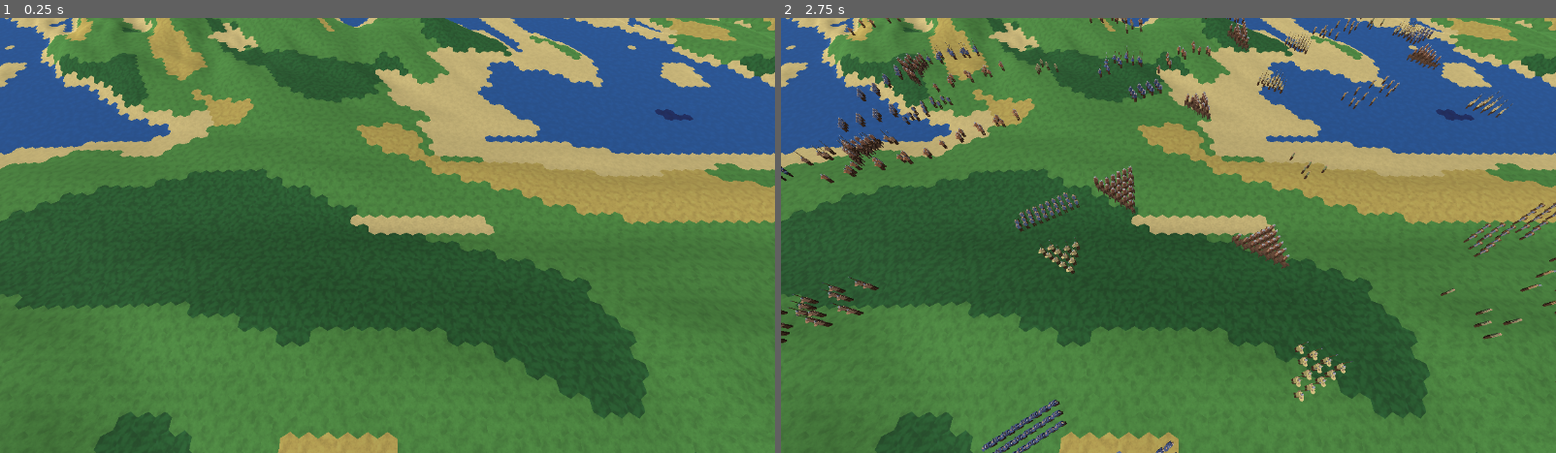
Above: before the commit, frames 1-2 (left to right).
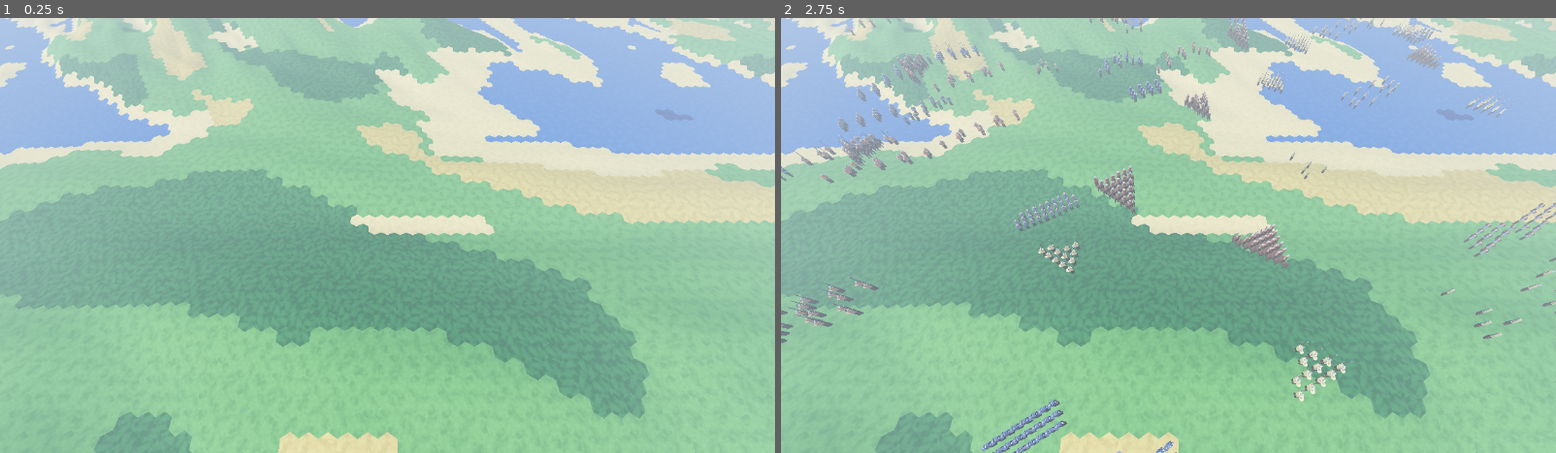
Above: after the commit, the same moments.

Repository: desktopmachineshop/my-edotmw
Game: Godot game, scene res://bench_render.tscn
Two runs of this game, one before a commit and one after it. Both use one fixed random seed, a clock stepped at 60 frames per second and the inputs below. The project has no main scene, so this scene is started directly.
Inputs (mouse positions are in pixels of both pictures, inside the frame that each line leads up to):
- Up to frame 1 (0.25 s): no input
- Up to frame 2 (2.75 s): tap Enter at 0.5, 2 s; move the mouse to (1339, 213) at 0.52 s; hold D 0.53-1.25 s; hold Shift 0.53-1.25 s; click (1339, 213) at 0.67 s; tap Space at 1.25 s; drag from (1013, 257) to (1129, 322) at 1.27 s; move the mouse to (1246, 139) at 2.02 s; hold D from 2.03 s (still down); tap Ctrl at 2.1 s

The runs differ from the first frame. In frame 1, 100% of the frame differs, in the area x 0-100%, y 0-100%; in frame 2, 100%.

Commit message:
Add the lighting layer the game never had (D-080), and fix the art-decision ID collision
The "low poly vs cartoon vs current" question had a false premise: the
game is already low poly at the extreme end (two primitives, 72-256
tris/soldier against a 300 budget). What actually separated the options
was lighting, and the project had almost none — one DirectionalLight3D,
a flat navy void, no shadows, no sky, no tonemap, no fog, hand-copied
across three files.

world_look.gd is now the one definition of that rig (guarded by a test
that fails if any other script constructs a DirectionalLight3D or
Environment directly), extended with a sky, sky-sourced ambient, ACES
tonemap and depth fog, at a measured cost of essentially zero
(bench-render: 54.26ms vs 53.93ms mean at 1,000 squads). The terrain
palette is re-tuned to compensate for the new tonemap response.

Shadows and cartoon/toon shading were evaluated and explicitly deferred:
bench-render's first re-run since authored models landed shows the
frame is already 51% slower than M5's pre-authored-model baseline
(53.93ms/18.5fps vs 35.66ms/28fps at 1,000 squads on the same Iris Xe
hardware) — 3.2x a 60fps budget before spending anything on a shadow
pass or a toon outline.

Also reconstructs the M7 art decisions (D-075 through D-079) that
shipped under IDs (D-063 through D-067) which by the time they landed
had already been taken by unrelated real entries, and repoints every
CLAUDE.md citation individually rather than by blind find-replace —
several of the collided IDs are cited correctly elsewhere for their
real gameplay content.

Co-Authored-By: Claude Sonnet 5 <noreply@anthropic.com>

Diff:
--- a/bench_render.gd
+++ b/bench_render.gd
@@ -128,19 +128,10 @@
 	_camera.position = _camera_target + Vector3(0.0, _camera_height, _camera_height * 0.6)
 	_camera.look_at(_camera_target, Vector3.UP)
 
-	var light := DirectionalLight3D.new()
-	light.rotation_degrees = Vector3(-55.0, -35.0, 0.0)
-	light.light_energy = 1.1
-	add_child(light)
+	add_child(WorldLook.make_sun())
 
 	var environment := WorldEnvironment.new()
-	var env := Environment.new()
-	env.background_mode = Environment.BG_COLOR
-	env.background_color = Color(0.09, 0.11, 0.16)
-	env.ambient_light_source = Environment.AMBIENT_SOURCE_COLOR
-	env.ambient_light_color = Color(0.45, 0.48, 0.55)
-	env.ambient_light_energy = 0.6
-	environment.environment = env
+	environment.environment = WorldLook.make_environment()
 	add_child(environment)
 
 	_terrain_root = Node3D.new()
--- a/client.gd
+++ b/client.gd
@@ -220,19 +220,10 @@
 	add_child(_camera)
 	_update_camera()
 
-	var light := DirectionalLight3D.new()
-	light.rotation_degrees = Vector3(-55.0, -35.0, 0.0)
-	light.light_energy = 1.1
-	add_child(light)
+	add_child(WorldLook.make_sun())
 
 	var environment := WorldEnvironment.new()
-	var env := Environment.new()
-	env.background_mode = Environment.BG_COLOR
-	env.background_color = Color(0.09, 0.11, 0.16)
-	env.ambient_light_source = Environment.AMBIENT_SOURCE_COLOR
-	env.ambient_light_color = Color(0.45, 0.48, 0.55)
-	env.ambient_light_energy = 0.6
-	environment.environment = env
+	environment.environment = WorldLook.make_environment()
 	add_child(environment)
 
 	_terrain_root = Node3D.new()
--- a/model_preview.gd
+++ b/model_preview.gd
@@ -131,19 +131,10 @@
 	add_child(camera)
 	camera.make_current()
 
-	var light := DirectionalLight3D.new()
-	light.rotation_degrees = Vector3(-52.0, -38.0, 0.0)
-	light.light_energy = 1.15
-	add_child(light)
+	add_child(WorldLook.make_sun(true))
 
 	var world := WorldEnvironment.new()
-	var env := Environment.new()
-	env.background_mode = Environment.BG_COLOR
-	env.background_color = Color(0.16, 0.17, 0.20)
-	env.ambient_light_source = Environment.AMBIENT_SOURCE_COLOR
-	env.ambient_light_color = Color(0.45, 0.48, 0.55)
-	env.ambient_light_energy = 0.55
-	world.environment = env
+	world.environment = WorldLook.make_environment(true)
 	add_child(world)
 
 
--- a/terrain_gen.gd
+++ b/terrain_gen.gd
@@ -285,21 +285,33 @@
 
 ## Biome colour for the preview and the terrain mesh — a pure function of
 ## biome_at(), so the picture and the simulation always agree.
+##
+## Re-tuned for D-080's lighting rig (`world_look.gd`): ACES compresses
+## highlights and desaturates midtones, and ambient now samples a blue sky
+## instead of a flat grey, so the pre-D-080 values read muddier and
+## cooler than they were authored to. The two darkest biomes (deep water,
+## forest) are lifted the most — those are the values closest to crushing
+## toward black under the tonemap — and the land biomes are warmed
+## slightly to offset the sky-tinted ambient pushing everything blue.
+## Relative ordering (deep water darker than water, forest darker than
+## grassland) is preserved on purpose: that hierarchy is what a player
+## reads at a glance, and `biome_at()` — the thing that actually gates
+## passability — is untouched.
 func biome_color(space: TorusSpace, cell: Vector2i) -> Color:
 	match biome_at(space, cell):
 		Biome.DEEP_WATER:
-			return Color(0.05, 0.14, 0.35)
+			return Color(0.08, 0.20, 0.42)
 		Biome.WATER:
-			return Color(0.12, 0.32, 0.55)
+			return Color(0.16, 0.38, 0.60)
 		Biome.BEACH:
-			return Color(0.78, 0.72, 0.48)
+			return Color(0.82, 0.74, 0.46)
 		Biome.PEAK:
-			return Color(0.92, 0.92, 0.95)
+			return Color(0.93, 0.93, 0.96)
 		Biome.MOUNTAIN:
-			return Color(0.45, 0.44, 0.42)
+			return Color(0.48, 0.46, 0.44)
 		Biome.DRY_GRASSLAND:
-			return Color(0.68, 0.62, 0.32)
+			return Color(0.72, 0.64, 0.30)
 		Biome.GRASSLAND:
-			return Color(0.29, 0.52, 0.24)
+			return Color(0.30, 0.56, 0.24)
 		_:
-			return Color(0.14, 0.36, 0.18)  # forest
+			return Color(0.16, 0.40, 0.19)  # forest
--- /dev/null
+++ b/tests/test_world_look_is_the_only_light.gd
@@ -0,0 +1,79 @@
+extends GutTest
+
+## Guards D-080: `world_look.gd` is the one definition of the client's
+## lighting rig.
+##
+## Before D-080, `client.gd`, `bench_render.gd` and `model_preview.gd` each
+## built their own `DirectionalLight3D` and `Environment` inline —
+## `bench_render.gd` an exact copy, `model_preview.gd` a near-copy kept in
+## sync by hand. That is how the shipping rig and the benchmark rig drift
+## apart, which `bench_render.gd`'s own header calls out: "a benchmark
+## camera that is merely similar measures a similar game." The same is
+## true of the light.
+##
+## Modelled on test_civs.gd's `test_no_script_mentions_a_civ_id` and
+## test_formations_are_data.gd, for the same reason those exist: the rule
+## is only real if breaking it fails, so this scans source text rather
+## than trusting the convention to hold on its own.
+
+
+## Files allowed to construct a `DirectionalLight3D` or `Environment`
+## directly. `world_look.gd` is the implementation; tests assert things
+## about the data, which sometimes means constructing it.
+const EXEMPT_PREFIXES := ["res://tests/", "res://addons/"]
+const EXEMPT_FILES := ["res://world_look.gd"]
+
+
+func _all_scripts(path: String, out: Array) -> void:
+	var dir := DirAccess.open(path)
+	if dir == null:
+		return
+	for sub in dir.get_directories():
+		if sub.begins_with("."):
+			continue
+		_all_scripts(path.path_join(sub), out)
+	for file_name in dir.get_files():
+		var normalised := String(file_name).trim_suffix(".remap")
+		if normalised.ends_with(".gd"):
+			out.append(path.path_join(normalised))
+
+
+func test_no_script_outside_world_look_builds_the_lighting_rig() -> void:
+	var scripts: Array = []
+	_all_scripts("res://", scripts)
+	assert_gt(scripts.size(), 10, "Found almost no scripts — the walk is broken, not the code clean")
+
+	# Word-boundary regexes so "WorldEnvironment.new(" — a distinct node
+	# type this file's callers still construct themselves — does not
+	# false-positive as "Environment.new(".
+	var light_re := RegEx.new()
+	light_re.compile("\\bDirectionalLight3D\\.new\\(")
+	var env_re := RegEx.new()
+	env_re.compile("\\bEnvironment\\.new\\(")
+
+	var offences: Array = []
+	for script_path in scripts:
+		var path_str := String(script_path)
+		if path_str in EXEMPT_FILES:
+			continue
+		var exempt := false
+		for prefix in EXEMPT_PREFIXES:
+			if path_str.begins_with(prefix):
+				exempt = true
+				break
+		if exempt:
+			continue
+
+		var handle := FileAccess.open(path_str, FileAccess.READ)
+		if handle == null:
+			continue
+		var text := handle.get_as_text()
+		handle.close()
+
+		if light_re.search(text) != null:
+			offences.append("%s constructs DirectionalLight3D directly — use WorldLook.make_sun()" % path_str)
+		if env_re.search(text) != null:
+			offences.append("%s constructs Environment directly — use WorldLook.make_environment()" % path_str)
+
+	assert_eq(offences, [],
+		"Only world_look.gd may define what the lighting rig looks like")
--- /dev/null
+++ b/world_look.gd
@@ -0,0 +1,138 @@
+extends RefCounted
+class_name WorldLook
+
+## The one definition of the client's lighting rig (D-080).
+##
+## Before this file, `client.gd`, `bench_render.gd` and `model_preview.gd`
+## each built their own `DirectionalLight3D` and `Environment` inline —
+## `bench_render.gd` an exact copy of `client.gd`'s, `model_preview.gd` a
+## deliberate near-copy (a neutral studio backdrop rather than a
+## battlefield). Three copies is how they drift: the one place a shadow or
+## a sky gets turned on is easy to forget the other two exist.
+##
+## `bench_render.gd` already carries the reason this had to be one
+## definition rather than three kept in sync by hand — "a benchmark camera
+## that is merely similar measures a similar game." The same is true of
+## the light: adding shadows to the shipping rig without also changing
+## what the benchmark renders would make `bench-render` measure a game
+## that does not exist.
+##
+## All-static, no instance state — the same convention as
+## `render_cull.gd`, `formation.gd` and `hud_layout.gd`, and for the same
+## reason: there is nowhere here for a second copy of the rig to hide.
+##
+## `preview` selects `model_preview.gd`'s neutral studio look instead of
+## the battlefield rig. It is the only caller-visible variation; every
+## other caller gets byte-identical values.
+
+const SUN_ROTATION_DEGREES := Vector3(-55.0, -35.0, 0.0)
+const SUN_ENERGY := 1.1
+
+const PREVIEW_SUN_ROTATION_DEGREES := Vector3(-52.0, -38.0, 0.0)
+const PREVIEW_SUN_ENERGY := 1.15
+
+## `model_preview.gd`'s neutral studio backdrop — unchanged since before
+## D-080. A battlefield sky, fog and ACES response would shift every
+## colour in the contact sheet and defeat the one thing that view is for:
+## comparing archetypes' geometry and animation against each other.
+const PREVIEW_BACKGROUND_COLOR := Color(0.16, 0.17, 0.20)
+const PREVIEW_AMBIENT_COLOR := Color(0.45, 0.48, 0.55)
+const PREVIEW_AMBIENT_ENERGY := 0.55
+
+## Battlefield sky (D-080). Before this, `background_mode` was a flat
+## `BG_COLOR` navy void — the horizon never existed. `ProceduralSkyMaterial`
+## also supplies the sun disc automatically: `DirectionalLight3D` defaults
+## to `sky_mode = LIGHT_AND_SKY`, so the sun this file already builds is
+## what lights the sky without any extra wiring.
+const SKY_TOP_COLOR := Color(0.25, 0.45, 0.72)
+const SKY_HORIZON_COLOR := Color(0.66, 0.72, 0.78)
+const SKY_GROUND_BOTTOM_COLOR := Color(0.16, 0.17, 0.20)
+const SKY_GROUND_HORIZON_COLOR := Color(0.40, 0.42, 0.44)
+
+## Ambient now samples the sky instead of a constant colour — this is the
+## change that does most of the work, because flat-shaded low-poly
+## geometry lit only by a single hard directional light plus a flat
+## ambient term reads as cardboard. A sky-coloured ambient term gives the
+## shadowed side of every soldier and hex a gradient instead of one flat
+## fill, at no per-fragment cost.
+const AMBIENT_ENERGY := 0.6
+
+## No tonemap operator was set before D-080 (Godot's default is
+## `TONE_MAPPER_LINEAR`, i.e. none), which is why the saturated biome
+## colours read as plastic. ACES compresses highlights and desaturates
+## slightly, which is exactly why the terrain and unit palettes get
+## re-tuned in the step after this one, never before it — tuning colour
+## against the old, tonemap-less response would have to be redone.
+const TONEMAP_EXPOSURE := 1.1
+const TONEMAP_WHITE := 1.0
+
+## Depth fog. Aerial perspective is a strong depth cue at RTS zoom
+## (camera height 8-31 on the shipped map, D-045's `max_camera_height`),
+## and tying its colour to the sky horizon rather than a separate flat fog
+## colour is what makes it read as haze rather than a grey wall.
+##
+## `fog_density` is tuned to stay unnoticeable across the play area and
+## only assert itself near the render horizon: at 30 units (a common play
+## distance) it blends in at ~16%; at 60 units (near `max_camera_height`'s
+## forward reach) ~30%. `fog_height_density = 0.0` keeps this pure
+## distance fog — the map has no elevation dramatic enough to key height
+## fog off.
+const FOG_COLOR := Color(0.62, 0.68, 0.74)
+const FOG_DENSITY := 0.006
+const FOG_AERIAL_PERSPECTIVE := 0.5
+const FOG_SKY_AFFECT := 1.0
+
+
+## A `DirectionalLight3D` ready to `add_child()`. Callers own the node —
+## this only decides what it looks like.
+static func make_sun(preview: bool = false) -> DirectionalLight3D:
+	var sun := DirectionalLight3D.new()
+	sun.rotation_degrees = PREVIEW_SUN_ROTATION_DEGREES if preview else SUN_ROTATION_DEGREES
+	sun.light_energy = PREVIEW_SUN_ENERGY if preview else SUN_ENERGY
+	return sun
+
+
+## An `Environment` resource ready to hang off a `WorldEnvironment` node.
+## Callers own the node; this only decides what the environment looks
+## like, so it stays testable without a scene tree.
+##
+## `preview` keeps `model_preview.gd`'s original flat, tonemap-less studio
+## backdrop untouched; every other caller gets the sky/ambient/tonemap/fog
+## battlefield rig.
+static func make_environment(preview: bool = false) -> Environment:
+	var env := Environment.new()
+
+	if preview:
+		env.background_mode = Environment.BG_COLOR
+		env.background_color = PREVIEW_BACKGROUND_COLOR
+		env.ambient_light_source = Environment.AMBIENT_SOURCE_COLOR
+		env.ambient_light_color = PREVIEW_AMBIENT_COLOR
+		env.ambient_light_energy = PREVIEW_AMBIENT_ENERGY
+		return env
+
+	env.background_mode = Environment.BG_SKY
+	var sky_material := ProceduralSkyMaterial.new()
+	sky_material.sky_top_color = SKY_TOP_COLOR
+	sky_material.sky_horizon_color = SKY_HORIZON_COLOR
+	sky_material.ground_bottom_color = SKY_GROUND_BOTTOM_COLOR
+	sky_material.ground_horizon_color = SKY_GROUND_HORIZON_COLOR
+	var sky := Sky.new()
+	sky.sky_material = sky_material
+	env.sky = sky
+
+	env.ambient_light_source = Environment.AMBIENT_SOURCE_SKY
+	env.ambient_light_energy = AMBIENT_ENERGY
+	env.ambient_light_sky_contribution = 1.0
+
+	env.tonemap_mode = Environment.TONE_MAPPER_ACES
+	env.tonemap_exposure = TONEMAP_EXPOSURE
+	env.tonemap_white = TONEMAP_WHITE
+
+	env.fog_enabled = true
+	env.fog_light_color = FOG_COLOR
+	env.fog_density = FOG_DENSITY
+	env.fog_aerial_perspective = FOG_AERIAL_PERSPECTIVE
+	env.fog_sky_affect = FOG_SKY_AFFECT
+	env.fog_height_density = 0.0
+
+	return env
Not shown, added: tests/test_world_look_is_the_only_light.gd.uid
Not shown, added: world_look.gd.uid
Not shown, changed: CLAUDE.md
Not shown, changed: game_design_decisions.md
